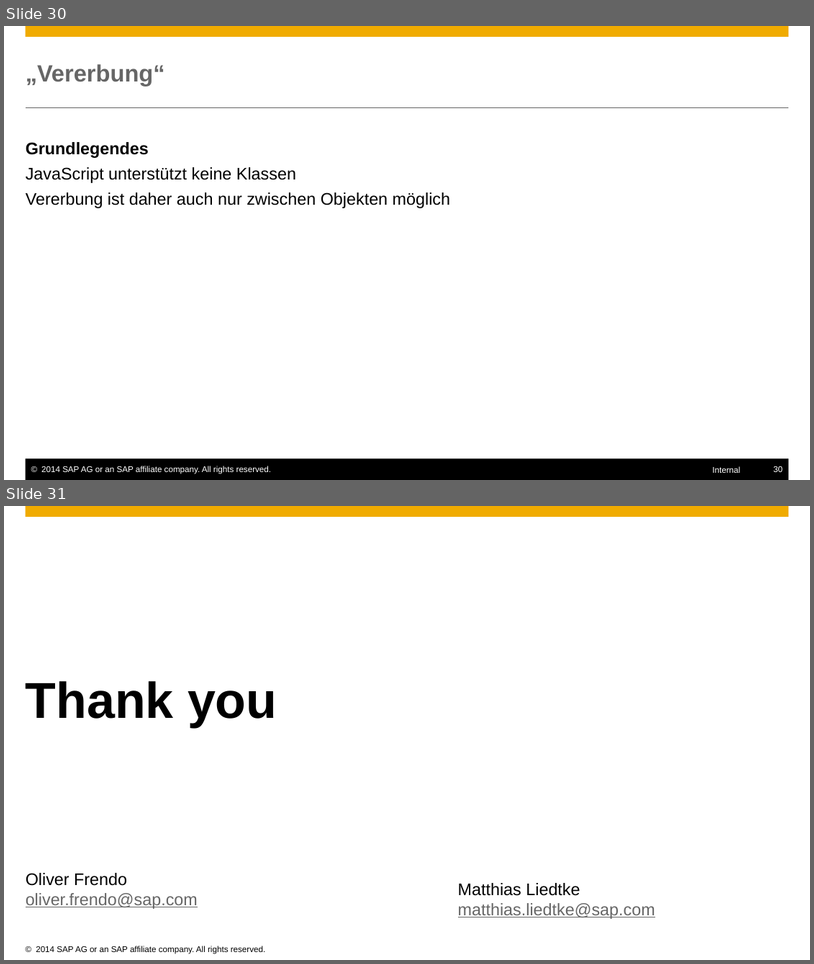
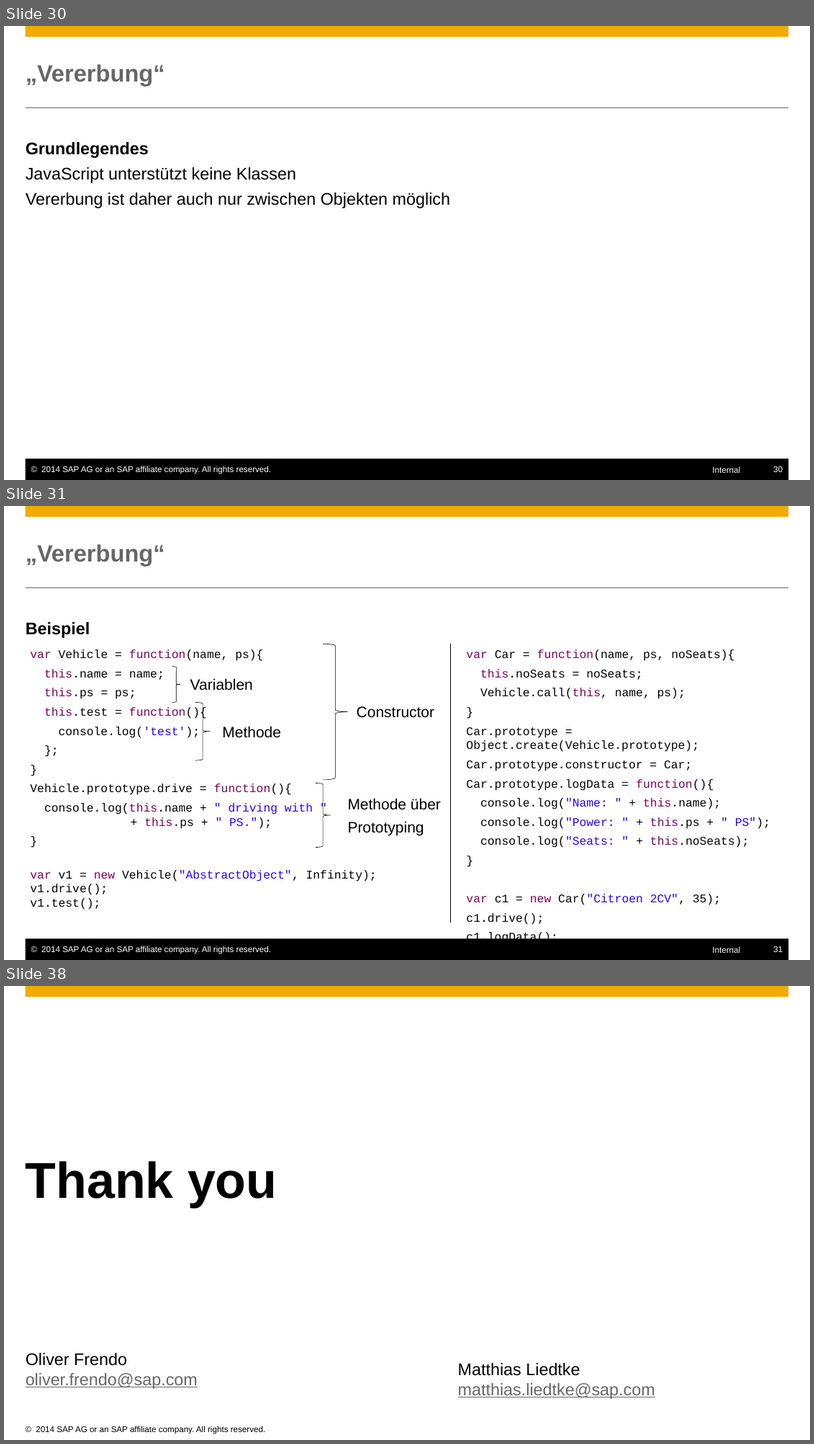
Before and after one commit to ofrendo/JSCrossCourse, a slide deck: JSCrosscourse.pptx. Shown one above the other, each under a label of ours: slides 30 and 31 before the commit, slides 30, 31 and 38 after it; the slides between them are not shown. The pictures are 814x964 and 814x1444 pixels, drawn with LibreOffice and Linux fonts; fonts in the diff are those of the drawing; background and template pictures are left out. Boxes give left, top, right and bottom in pixels: in the first picture for what was removed or moved away, otherwise in the second. Text is boxed around its words. In the diff, an @@ line names an element or a change of style, - is before the commit and + after.

```diff
--- a/JSCrosscourse.pptx
+++ b/JSCrosscourse.pptx
@@ slide 31 added at <box>4,506,810,960</box>, background #FFFFFF; not listed: 6 template elements that a slide beside it also shows @@
@@ title added at <box>26,544,165,566</box>, 28 pt, text #666666, bold @@
+„Vererbung“
@@ text added at <box>26,622,90,638</box>, 20 pt, text #000000, bold @@
+Beispiel
@@ text added at <box>30,649,377,909</box>, 14 pt, text #000000 @@
+  var Vehicle = function(name, ps){
+  this.name = name;
+  this.ps = ps;
+  this.test = function(){
+  console.log('test');
+  };
+  }
+  Vehicle.prototype.drive = function(){
+  console.log(this.name + " driving with "
+  + this.ps + " PS.");
+  }
+var v1 = new Vehicle("AbstractObject", Infinity);
+v1.drive();
+v1.test();
@@ right brace added at <box>323,644,348,780</box>, outline #000000 0.5 pt @@
@@ line added from (450, 644) to (450, 922), #000000 0.5 pt @@
@@ text added at <box>466,649,771,944</box>, 14 pt, text #000000 @@
+  var Car = function(name, ps, noSeats){
+  this.noSeats = noSeats;
+  Vehicle.call(this, name, ps);
+  }
+  Car.prototype = Object.create(Vehicle.prototype);
+  Car.prototype.constructor = Car;
+  Car.prototype.logData = function(){
+  console.log("Name: " + this.name);
+  console.log("Power: " + this.ps + " PS");
+  console.log("Seats: " + this.noSeats);
+  }
+  var c1 = new Car("Citroen 2CV", 35);
+  c1.drive();
+  c1.logData();
@@ right brace added at <box>172,666,180,702</box>, outline #000000 0.5 pt @@
@@ text added at <box>190,678,253,690</box>, 18 pt, text #000000 @@
+Variablen
@@ right brace added at <box>196,702,211,760</box>, outline #000000 0.5 pt @@
@@ text added at <box>357,706,435,718</box>, 18 pt, text #000000 @@
+Constructor
@@ text added at <box>222,726,281,738</box>, 18 pt, text #000000 @@
+Methode
@@ right brace added at <box>315,783,330,847</box>, outline #000000 0.5 pt @@
@@ text added at <box>348,798,441,835</box>, 18 pt, text #000000 @@
+Methode über
+Prototyping
@@ what was slide 31 is now slide 38 @@
```
Also in this commit, not shown: 1 slide changed, 6 other slides added, 4 other files.
